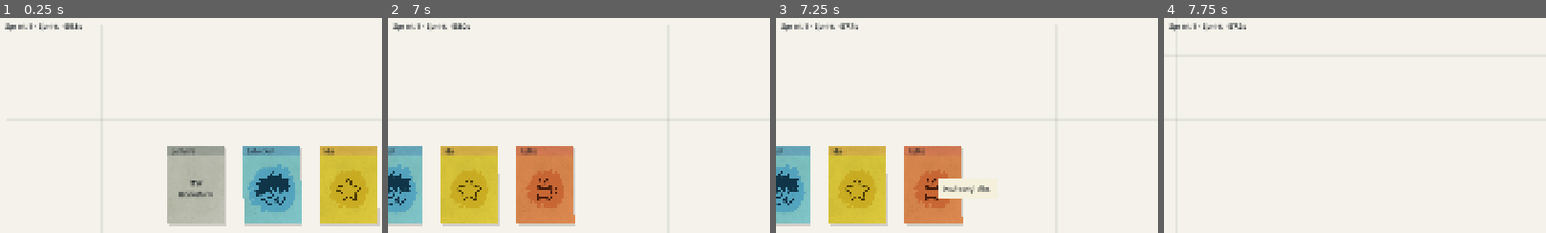
Above: before the commit, frames 1-4 (left to right).
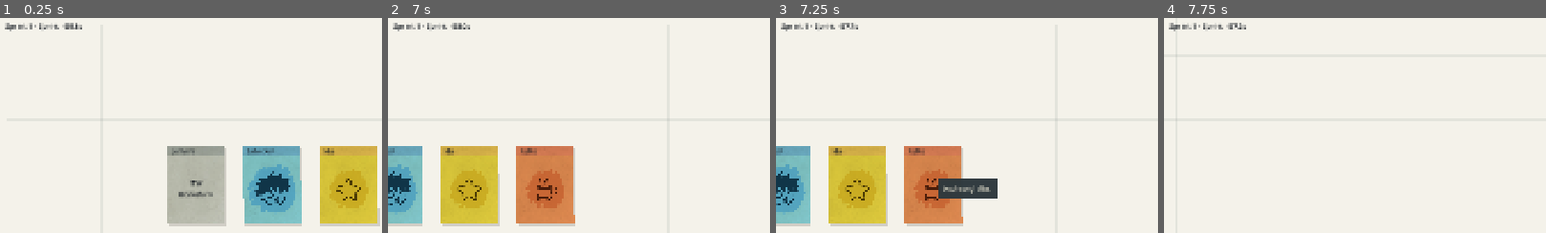
Above: after the commit, the same moments.

Repository: mp1707/scope-creep-godot
Game: Godot game, scene res://scenes/application/Main.tscn
The game is run twice, just before and just after one commit, with the same random seed, the same clock (stepped at 60 frames per second) and the same inputs.
Inputs (mouse positions are % of the whole screen's width and height, from its top left):
- Up to frame 1 (0.25 s): no input
- Up to frame 2 (7 s): tap Enter at 0.5, 6.5 s; move the mouse to (45, 70) at 0.52 s; click (45, 70) at 0.67 s; tap Space at 0.77, 5.75 s; click "Speichern" at 1.25 s; click "Laden" at 2 s; click "Speichern" at 2.75 s; click "Laden" at 3.5 s; click "Speichern" at 4.25 s; click "Laden" at 5 s; drag from (80, 65) to (45, 70) at 5.77 s; move the mouse to (20, 35) at 6.52 s; click (20, 35) at 6.67 s
- Up to frame 3 (7.25 s): no input
- Up to frame 4 (7.75 s): drag from (55, 50) to (20, 35) at 7.27 s
The pictures show only the part of the screen within x 0-50%, y 0-50%; the shares and areas given below are measured in that part.

Frames 1-2 are identical in both runs. In frame 3, 1.4% of the frame differs, in the area x 42-58%, y 74-84%; in frame 4, nothing differs.

Commit message:
style: update tooltip visual theme colors and add shadow styling with supporting unit tests

Diff:
--- a/data/visual_themes/poc_default_visual_theme.tres
+++ b/data/visual_themes/poc_default_visual_theme.tres
@@ -86,8 +86,8 @@
 card_text_color = Color(0.075, 0.095, 0.12, 1)
 card_shadow_color = Color(0.18, 0.15, 0.11, 0.70)
 card_drop_target_fill_color = Color(0.075, 0.095, 0.12, 0.08)
-tooltip_background_color = Color(0.96, 0.94, 0.86, 1)
-tooltip_text_color = Color(0.075, 0.095, 0.12, 1)
+tooltip_background_color = Color(0.18, 0.22, 0.24, 0.98)
+tooltip_text_color = Color(0.98, 0.96, 0.88, 1)
 status_badge_text_color = Color(0.075, 0.095, 0.12, 1)
 status_badge_color = Color(0.98, 0.90, 0.48, 0.96)
 status_badge_alert_color = Color(0.98, 0.56, 0.48, 0.96)
--- a/scripts/data/game_visual_theme_definition.gd
+++ b/scripts/data/game_visual_theme_definition.gd
@@ -13,8 +13,8 @@
 @export var card_paid_modulate: Color = Color(0.68, 0.86, 0.68, 1.0)
 @export var card_payment_target_modulate: Color = Color(1.0, 0.96, 0.72, 1.0)
 
-@export var tooltip_background_color: Color = Color(0.76, 0.76, 0.72, 1.0)
-@export var tooltip_text_color: Color = Color(0.055, 0.052, 0.047, 1.0)
+@export var tooltip_background_color: Color = Color(0.18, 0.22, 0.24, 0.98)
+@export var tooltip_text_color: Color = Color(0.98, 0.96, 0.88, 1.0)
 
 @export var status_badge_text_color: Color = Color(0.055, 0.052, 0.047, 1.0)
 @export var status_badge_color: Color = Color(0.98, 0.91, 0.65, 0.96)
--- a/scripts/presentation/card_view.gd
+++ b/scripts/presentation/card_view.gd
@@ -7,12 +7,14 @@
 const CARD_HAIRLINE_COLOR: Color = Color(0.055, 0.052, 0.047, 0.22)
 const HEADER_HEIGHT: float = 24.0
 const CARD_TEXT_COLOR: Color = Color(0.075, 0.095, 0.12, 1.0)
-const TOOLTIP_BACKGROUND_COLOR: Color = Color(0.76, 0.76, 0.72, 1.0)
+const TOOLTIP_BACKGROUND_COLOR: Color = Color(0.18, 0.22, 0.24, 0.98)
 const TOOLTIP_MAX_WIDTH: float = 286.0
 const TOOLTIP_MIN_WIDTH: float = 150.0
 const TOOLTIP_FONT_SIZE: int = 18
 const TOOLTIP_TIME_FONT_SIZE: int = 18
 const TOOLTIP_CONTENT_MARGIN: int = 12
+const TOOLTIP_SHADOW_OFFSET: Vector2 = Vector2(3.0, 4.0)
+const TOOLTIP_SHADOW_OPACITY: float = 0.25
 const TOOLTIP_SHOW_DELAY_SECONDS: float = 0.35
 const TOOLTIP_CURSOR_OFFSET: Vector2 = Vector2(22.0, 24.0)
 const TOOLTIP_VIEWPORT_MARGIN: float = 12.0
@@ -524,8 +526,10 @@
 func _apply_tooltip_panel_style(panel: PanelContainer) -> void:
 	var style_box: StyleBoxFlat = StyleBoxFlat.new()
 	style_box.bg_color = _get_tooltip_background_color()
-	style_box.shadow_color = Color.TRANSPARENT
-	style_box.shadow_offset = Vector2.ZERO
+	var shadow_color: Color = _get_card_shadow_color()
+	shadow_color.a *= TOOLTIP_SHADOW_OPACITY
+	style_box.shadow_color = shadow_color
+	style_box.shadow_offset = TOOLTIP_SHADOW_OFFSET
 	style_box.shadow_size = 0
 	style_box.content_margin_bottom = TOOLTIP_CONTENT_MARGIN
 	style_box.content_margin_left = TOOLTIP_CONTENT_MARGIN
--- /dev/null
+++ b/tests/test_tooltip_visual_style.gd
@@ -0,0 +1,58 @@
+extends SceneTree
+
+var _failed: bool = false
+
+func _init() -> void:
+	var visual_theme: Resource = ResourceLoader.load("res://data/visual_themes/poc_default_visual_theme.tres")
+	var card_scene: PackedScene = ResourceLoader.load("res://scenes/presentation/CardView.tscn") as PackedScene
+	var view: CardView = card_scene.instantiate() as CardView
+	root.add_child(view)
+	view.set_visual_theme(visual_theme)
+
+	var tooltip: PanelContainer = view.call("_make_custom_tooltip", "Kontrasttest") as PanelContainer
+	_assert_true(tooltip != null, "CardView should create a tooltip panel.")
+	if tooltip != null:
+		var style_box: StyleBoxFlat = tooltip.get_theme_stylebox("panel") as StyleBoxFlat
+		_assert_true(style_box != null, "Tooltip panel should use a flat stylebox.")
+		if style_box != null:
+			var expected_shadow_color: Color = visual_theme.get("card_shadow_color") as Color
+			expected_shadow_color.a *= 0.25
+			_assert_color_equal(style_box.bg_color, visual_theme.get("tooltip_background_color") as Color, "Tooltip should use the visual theme background color.")
+			_assert_color_equal(style_box.shadow_color, expected_shadow_color, "Tooltip shadow should match idle card shadow opacity.")
+			_assert_vector_equal(style_box.shadow_offset, Vector2(3.0, 4.0), "Tooltip shadow should match idle card shadow offset.")
+			_assert_equal(style_box.shadow_size, 0, "Tooltip shadow should stay sharp like the card shadow panel.")
+
+	if tooltip != null:
+		tooltip.free()
+	view.free()
+
+	if _failed:
+		quit(1)
+		return
+
+	print("Tooltip visual style test passed.")
+	quit(0)
+
+func _assert_true(value: bool, message: String) -> void:
+	if value:
+		return
+	_failed = true
+	push_error(message)
+
+func _assert_equal(actual: Variant, expected: Variant, message: String) -> void:
+	if actual == expected:
+		return
+	_failed = true
+	push_error("%s Expected '%s', got '%s'." % [message, str(expected), str(actual)])
+
+func _assert_color_equal(actual: Color, expected: Color, message: String) -> void:
+	if actual.is_equal_approx(expected):
+		return
+	_failed = true
+	push_error("%s Expected '%s', got '%s'." % [message, str(expected), str(actual)])
+
+func _assert_vector_equal(actual: Vector2, expected: Vector2, message: String) -> void:
+	if actual.is_equal_approx(expected):
+		return
+	_failed = true
+	push_error("%s Expected '%s', got '%s'." % [message, str(expected), str(actual)])
Not shown, added: tests/test_tooltip_visual_style.gd.uid
